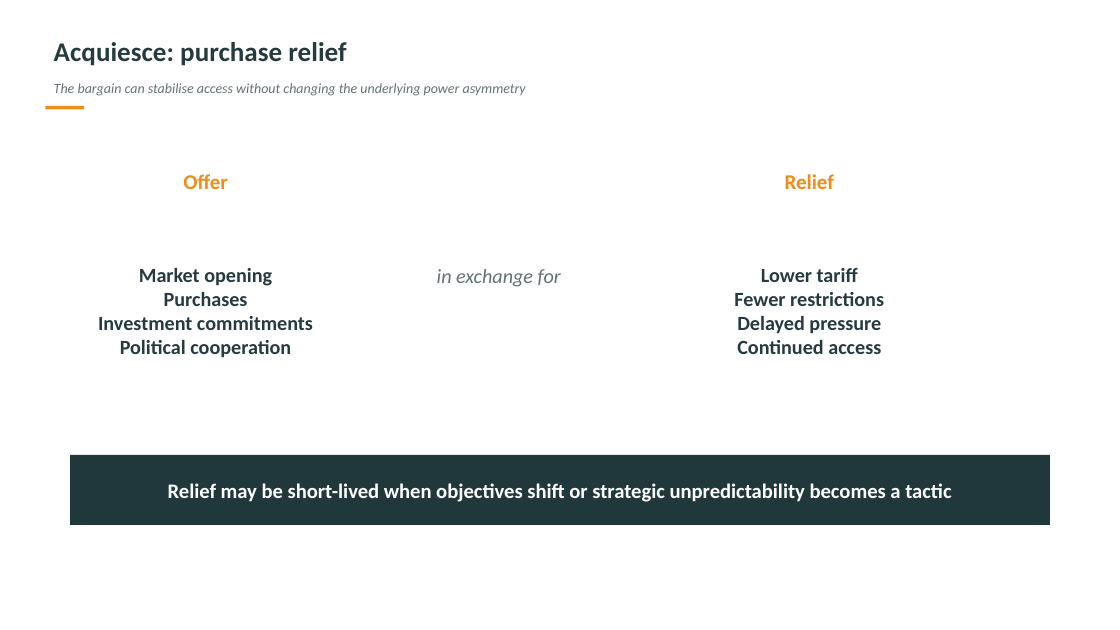
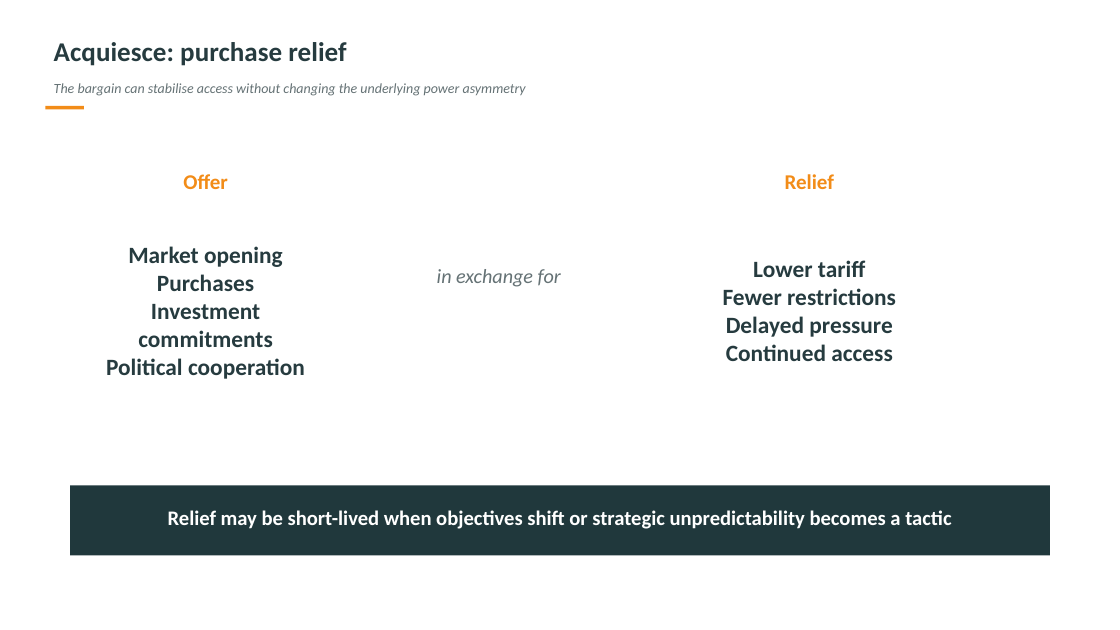
Before and after one commit to DannyQuah/DannyQuah.github.io, a slide deck: slide 28 of Storage/2026.09-Asia-in-a-Disrupted-World-Order-Danny.Quah-crafted-CP.pptx. Drawn at 1120x630 pixels with LibreOffice and Linux fonts; fonts in the diff are those of the drawing. Boxes give left, top, right and bottom in pixels: in the first picture for what was removed or moved away, otherwise in the second. Text is boxed around its words. In the diff, an @@ line names an element or a change of style, - is before the commit and + after.

```diff
--- a/Storage/2026.09-Asia-in-a-Disrupted-World-Order-Danny.Quah-crafted-CP.pptx
+++ b/Storage/2026.09-Asia-in-a-Disrupted-World-Order-Danny.Quah-crafted-CP.pptx
@@ text "Market opening" at (106,246,305,379): size 17.2 to 20 pt @@
@@ text "Lower tariff" at (723,260,896,361): size 17.2 to 20 pt @@
@@ rectangle: place and size @@
-rectangle at (70,455,1050,525)
+rectangle at (70,486,1050,555)
@@ text "Relief may be short-lived when ...": place and size @@
-text "Relief may be short-lived when ..." at (168,483,951,502)
+text "Relief may be short-lived when ..." at (168,510,951,529)
```
Also in this commit, not shown: 20 other slides changed.
